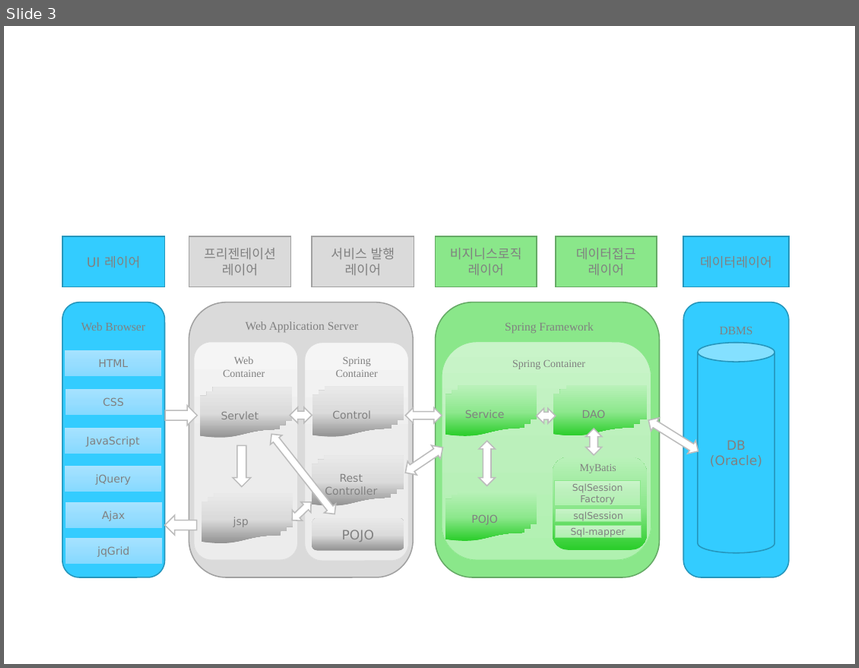
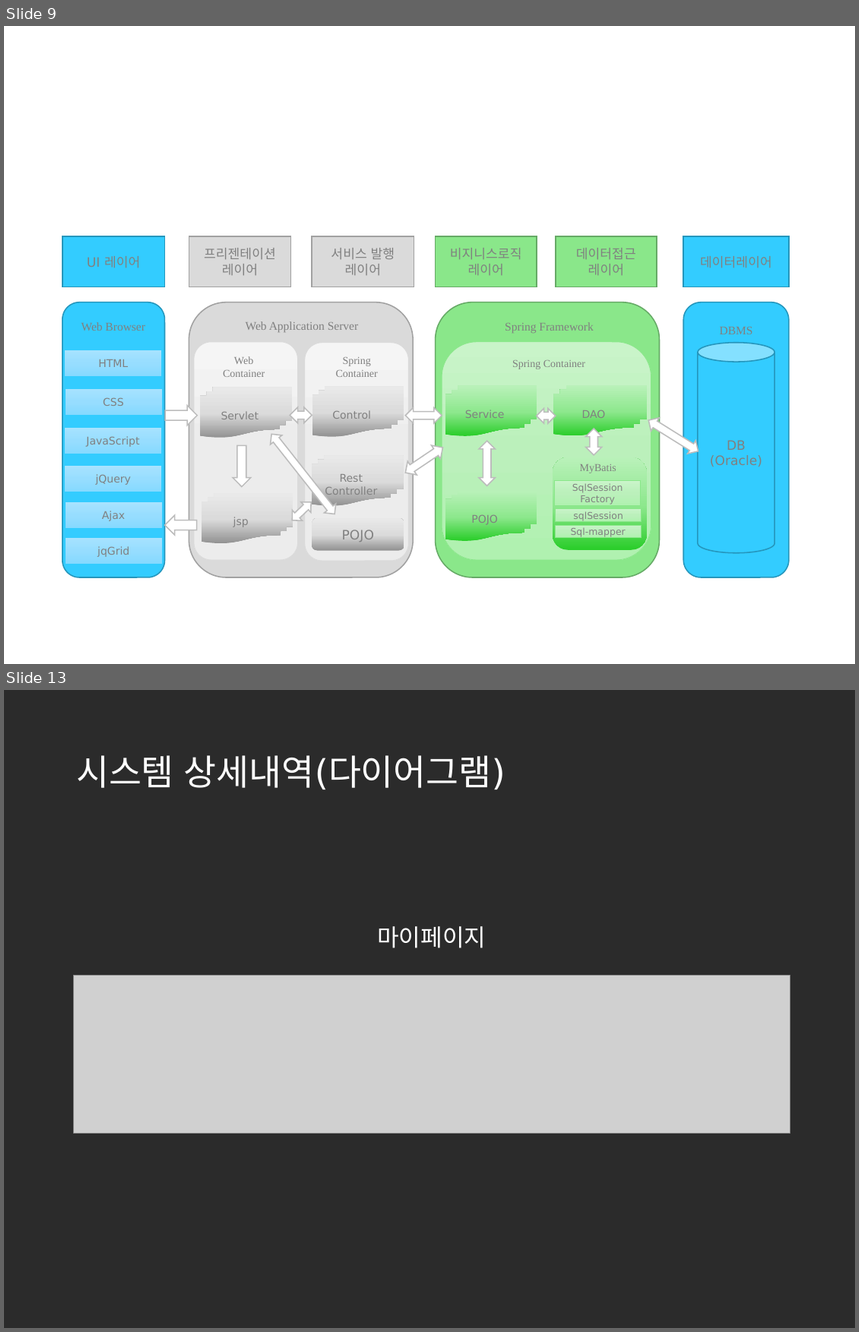
Before and after one commit to korea600/useful, a slide deck: Useful/UML/Presentation/useful_ppt_초안.pptx. Shown one above the other, each under a label of ours: slide 3 before the commit, slides 9 and 13 after it; the slides between them are not shown. The pictures are 859x668 and 859x1332 pixels, drawn with LibreOffice and Linux fonts; fonts in the diff are those of the drawing; grey boxes stand for pictures; background and template pictures are left out; a plain dark background stands for a picture behind light text. Boxes give left, top, right and bottom in pixels: in the first picture for what was removed or moved away, otherwise in the second. Text is boxed around its words. In the diff, an @@ line names an element or a change of style, - is before the commit and + after.

```diff
--- a/Useful/UML/Presentation/useful_ppt_초안.pptx
+++ b/Useful/UML/Presentation/useful_ppt_초안.pptx
@@ slide 13 added at [4,690,855,1328], background picture (left out) @@
@@ title added at [76,755,506,790], 30 pt, text #FFFFFF @@
+시스템 상세내역(다이어그램)
@@ text added at [377,926,486,948], 20 pt, text #FFFFFF @@
+마이페이지
@@ picture added at [74,975,791,1132] @@
@@ what was slide 3 is now slide 9 @@
```
Also in this commit, not shown: 1 slide changed, 75 other slides added, 8 other files.
